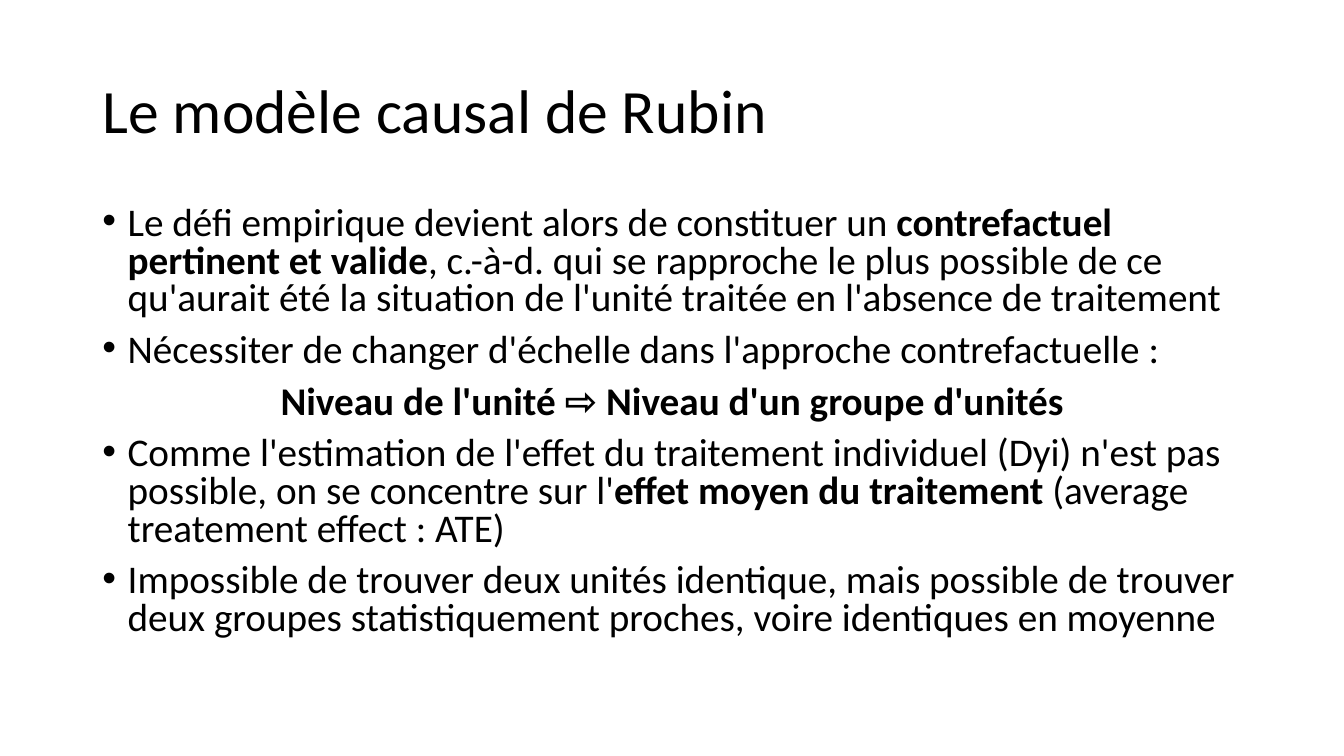
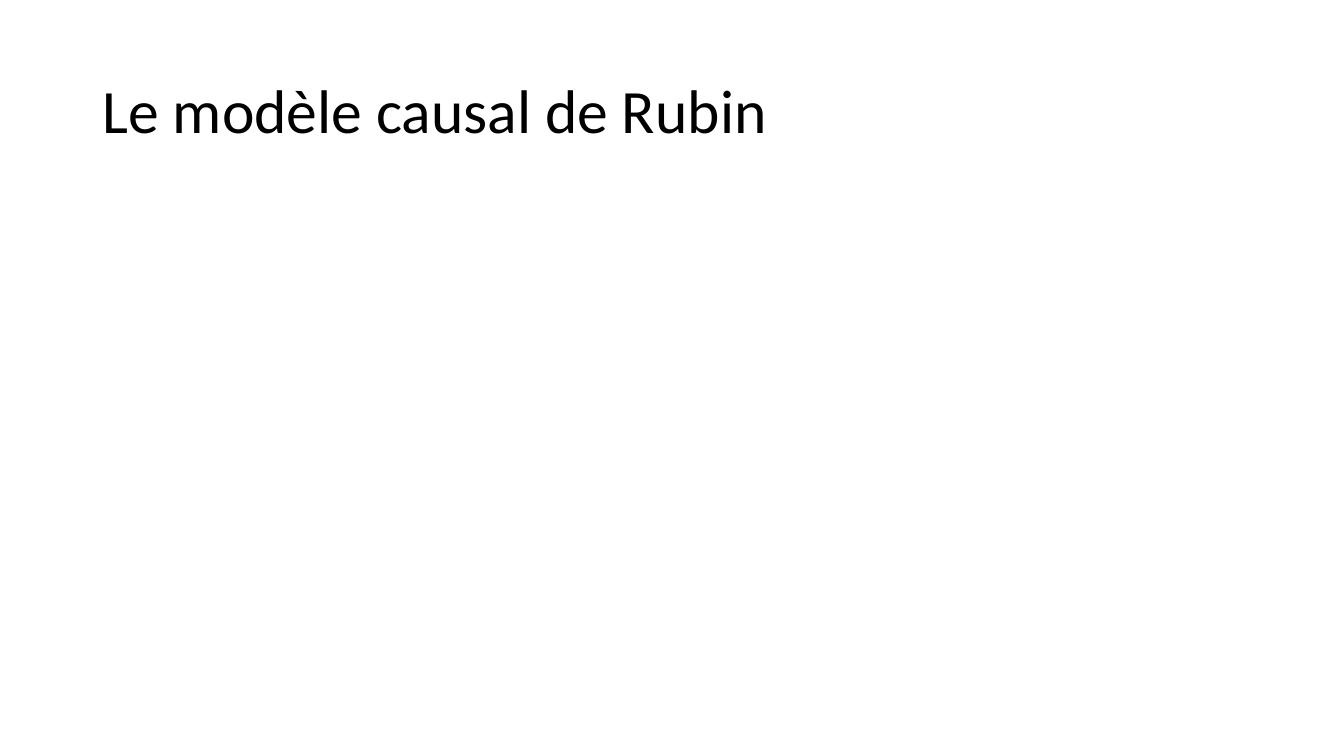
Before and after one commit to BETSAKA/statcap_impact_training, a slide deck: slide 32 of slides/fr/Jour 1_Introduction_Fondamentaux.pptx. Drawn at 1344x756 pixels with LibreOffice and Linux fonts; fonts in the diff are those of the drawing; grey boxes stand for pictures. Boxes give left, top, right and bottom in pixels: in the first picture for what was removed or moved away, otherwise in the second. Text is boxed around its words. In the diff, an @@ line names an element or a change of style, - is before the commit and + after.

```diff
--- a/slides/fr/Jour 1_Introduction_Fondamentaux.pptx
+++ b/slides/fr/Jour 1_Introduction_Fondamentaux.pptx
@@ text removed at [128, 208, 1235, 638] @@
-• Le défi empirique devient alors de constituer un contrefactuel pertinent et valide, c.-à-d. qui se rapproche le plus possible de ce qu'aurait été la situation de l'unité traitée en l'absence de traitement
-• Nécessiter de changer d'échelle dans l'approche contrefactuelle :
-Niveau de l'unité ⇨ Niveau d'un groupe d'unités
-• Comme l'estimation de l'effet du traitement individuel (Dyi) n'est pas possible, on se concentre sur l'effet moyen du traitement (average treatement effect : ATE)
-• Impossible de trouver deux unités identique, mais possible de trouver deux groupes statistiquement proches, voire identiques en moyenne
```
Also in this commit, not shown: 6 other slides changed, 1 other file.
